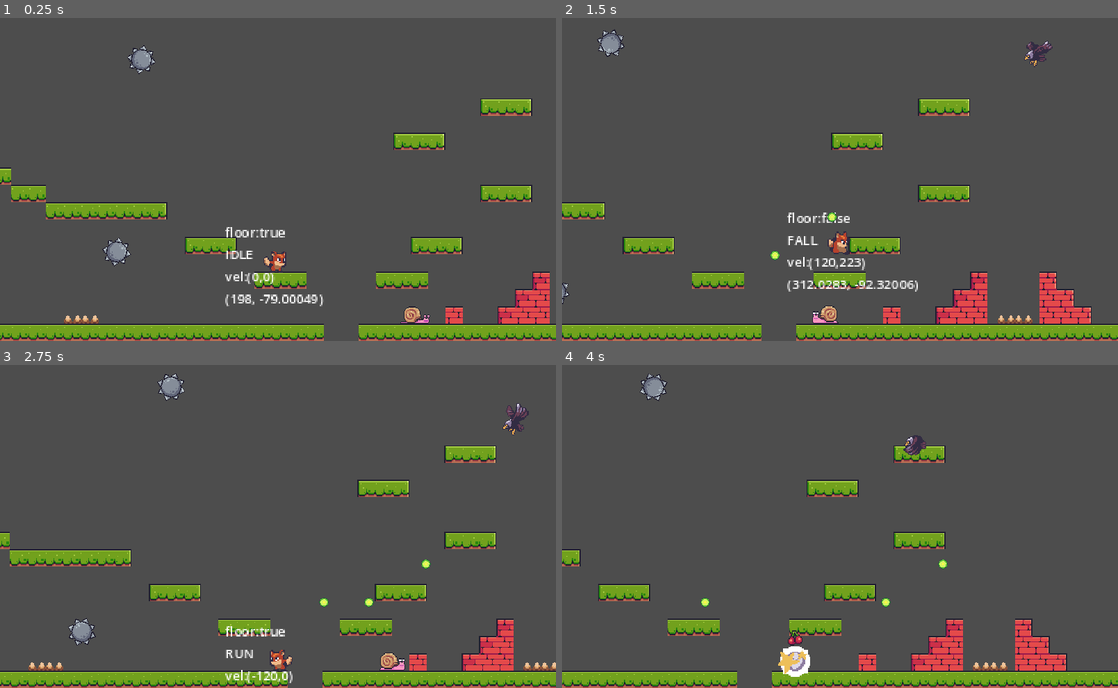
Above: before the commit, frames 1-4 (two rows, left to right).
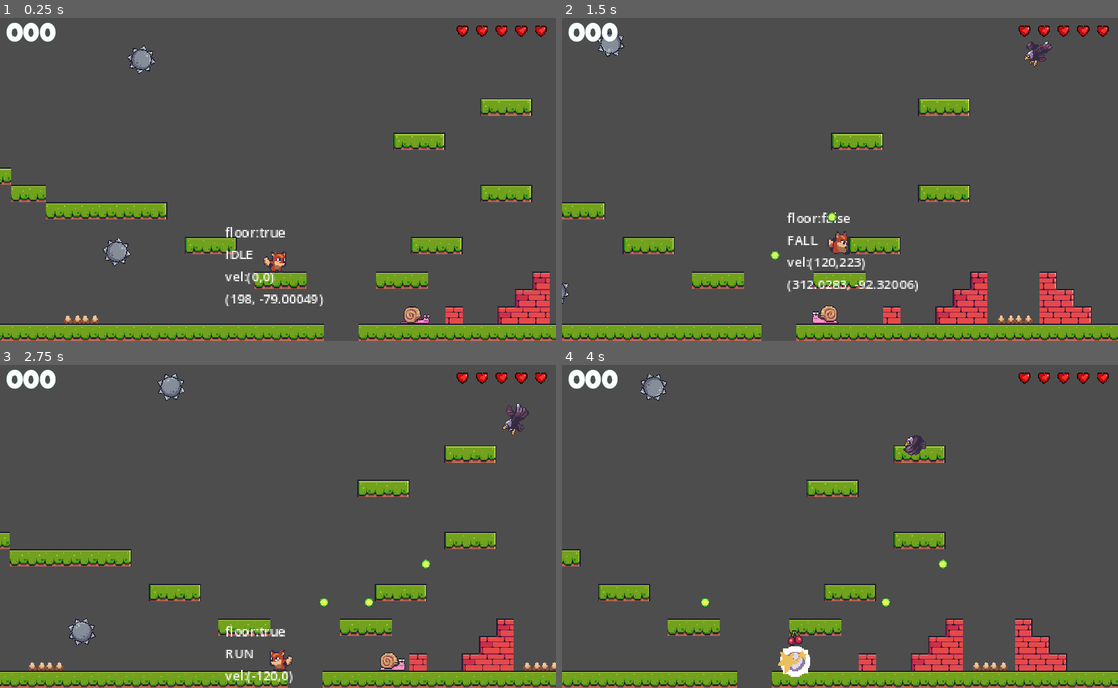
Above: after the commit, the same moments.

Repository: jaerrib/learning-godot
Game: Godot game, scene res://scenes/level_base/level_base.tscn
The game is run twice, just before and just after one commit, with the same random seed, the same clock (stepped at 60 frames per second) and the same inputs.
Inputs:
- Up to frame 1 (0.25 s): no input
- Up to frame 2 (1.5 s): hold D (right) from 0.53 s (still down); tap E (shoot) at 0.6, 1.35 s; tap Space (jump) at 0.77 s
- Up to frame 3 (2.75 s): tap Space (jump) at 1.52 s; release D (right) at 2.03 s; hold A (left) from 2.03 s (still down); tap E (shoot) at 2.1 s
- Up to frame 4 (4 s): release A (left) at 2.78 s; hold D (right) from 2.78 s (still down); tap E (shoot) at 2.85, 3.6 s; tap Space (jump) at 3.02, 3.77 s

The runs differ from the first frame. In frame 1, 0.7% of the frame differs, in the area x 1-99%, y 1-8%; in frame 2, 0.7%; in frame 3, 0.7%; in frame 4, 0.7%.

Commit message:
Set up HUD

Diff:
--- /dev/null
+++ b/foxy-antics/scenes/hud/hud.tscn
@@ -0,0 +1,130 @@
+[gd_scene load_steps=5 format=3 uid="uid://blurjakhm50k8"]
+
+[ext_resource type="LabelSettings" uid="uid://c57087kb6t0iv" path="res://assets/LG_white_48.tres" id="1_dco2d"]
+[ext_resource type="Texture2D" uid="uid://bdql1qx6vjd0u" path="res://assets/items/pixel heart 2.png" id="2_ih46j"]
+[ext_resource type="LabelSettings" uid="uid://b2dyrr3deoxuq" path="res://assets/LG_blue_64.tres" id="3_tgjrk"]
+[ext_resource type="LabelSettings" uid="uid://dwoj7dgthifc0" path="res://assets/LG_white_24.tres" id="4_jkdl2"]
+
+[node name="Hud" type="Control"]
+layout_mode = 3
+anchors_preset = 15
+anchor_right = 1.0
+anchor_bottom = 1.0
+grow_horizontal = 2
+grow_vertical = 2
+
+[node name="MC" type="MarginContainer" parent="."]
+layout_mode = 1
+anchors_preset = 15
+anchor_right = 1.0
+anchor_bottom = 1.0
+grow_horizontal = 2
+grow_vertical = 2
+theme_override_constants/margin_left = 12
+theme_override_constants/margin_top = 12
+theme_override_constants/margin_right = 12
+theme_override_constants/margin_bottom = 12
+
+[node name="HB" type="HBoxContainer" parent="MC"]
+layout_mode = 2
+size_flags_vertical = 0
+
+[node name="ScoreLabel" type="Label" parent="MC/HB"]
+layout_mode = 2
+size_flags_horizontal = 3
+text = "000"
+label_settings = ExtResource("1_dco2d")
+
+[node name="HBHearts" type="HBoxContainer" parent="MC/HB"]
+layout_mode = 2
+
+[node name="H1" type="TextureRect" parent="MC/HB/HBHearts"]
+layout_mode = 2
+texture = ExtResource("2_ih46j")
+stretch_mode = 4
+
+[node name="H2" type="TextureRect" parent="MC/HB/HBHearts"]
+layout_mode = 2
+texture = ExtResource("2_ih46j")
+stretch_mode = 4
+
+[node name="H3" type="TextureRect" parent="MC/HB/HBHearts"]
+layout_mode = 2
+texture = ExtResource("2_ih46j")
+stretch_mode = 4
+
+[node name="H4" type="TextureRect" parent="MC/HB/HBHearts"]
+layout_mode = 2
+texture = ExtResource("2_ih46j")
+stretch_mode = 4
+
+[node name="H5" type="TextureRect" parent="MC/HB/HBHearts"]
+layout_mode = 2
+texture = ExtResource("2_ih46j")
+stretch_mode = 4
+
+[node name="ColorRect" type="ColorRect" parent="."]
+visible = false
+layout_mode = 1
+anchors_preset = 15
+anchor_right = 1.0
+anchor_bottom = 1.0
+grow_horizontal = 2
+grow_vertical = 2
+color = Color(0, 0.00392157, 0.0980392, 0.866667)
+
+[node name="VBLevelComplete" type="VBoxContainer" parent="ColorRect"]
+layout_mode = 1
+anchors_preset = 8
+anchor_left = 0.5
+anchor_top = 0.5
+anchor_right = 0.5
+anchor_bottom = 0.5
+offset_left = -66.5
+offset_top = -25.0
+offset_right = 66.5
+offset_bottom = 25.0
+grow_horizontal = 2
+grow_vertical = 2
+
+[node name="Label" type="Label" parent="ColorRect/VBLevelComplete"]
+layout_mode = 2
+text = "LEVEL COMPLETE"
+label_settings = ExtResource("3_tgjrk")
+horizontal_alignment = 1
+vertical_alignment = 1
+
+[node name="Label2" type="Label" parent="ColorRect/VBLevelComplete"]
+layout_mode = 2
+text = "Press Jump For Next Level"
+label_settings = ExtResource("4_jkdl2")
+horizontal_alignment = 1
+vertical_alignment = 1
+
+[node name="VBGameOver" type="VBoxContainer" parent="ColorRect"]
+layout_mode = 1
+anchors_preset = 8
+anchor_left = 0.5
+anchor_top = 0.5
+anchor_right = 0.5
+anchor_bottom = 0.5
+offset_left = -66.5
+offset_top = -25.0
+offset_right = 66.5
+offset_bottom = 25.0
+grow_horizontal = 2
+grow_vertical = 2
+
+[node name="Label" type="Label" parent="ColorRect/VBGameOver"]
+layout_mode = 2
+text = "GAME OVER"
+label_settings = ExtResource("3_tgjrk")
+horizontal_alignment = 1
+vertical_alignment = 1
+
+[node name="Label2" type="Label" parent="ColorRect/VBGameOver"]
+layout_mode = 2
+text = "Press Jump For Main Menu"
+label_settings = ExtResource("4_jkdl2")
+horizontal_alignment = 1
+vertical_alignment = 1
--- a/foxy-antics/scenes/level_base/level_base.tscn
+++ b/foxy-antics/scenes/level_base/level_base.tscn
@@ -9,6 +9,7 @@
 [ext_resource type="PackedScene" uid="uid://s8wvvnvvmoqd" path="res://scenes/enemies/eagle.tscn" id="7_2lspu"]
 [ext_resource type="PackedScene" uid="uid://dyau2vdyug2ka" path="res://scenes/ball_spikes/ball_spikes.tscn" id="8_s0j0y"]
 [ext_resource type="PackedScene" uid="uid://cpw5mqivi40lt" path="res://scenes/floor_spikes/floor_spikes.tscn" id="9_efn24"]
+[ext_resource type="PackedScene" uid="uid://blurjakhm50k8" path="res://scenes/hud/hud.tscn" id="10_72sjw"]
 
 [sub_resource type="TileSetAtlasSource" id="TileSetAtlasSource_xs713"]
 texture = ExtResource("1_05qyw")
@@ -276,3 +277,7 @@
 
 [node name="FloorSpikes4" parent="Dangers" instance=ExtResource("9_efn24")]
 position = Vector2(481, -16)
+
+[node name="CanvasLayer" type="CanvasLayer" parent="."]
+
+[node name="Hud" parent="CanvasLayer" instance=ExtResource("10_72sjw")]
Not shown: 1 places in foxy-antics/assets/LG_white_48.tres that only renumber resources
Not shown: 1 places in foxy-antics/scenes/level_base/level_base.tscn that only renumber resources
